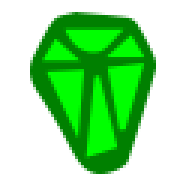
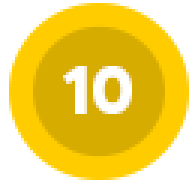
Comparing the layer stacks of the two w=192, h=180 images. Changes:
added layer "10" above "Vector Smart Object" over (63, 66, 132, 114)
added layer "Vector Smart Object" (1st of 2) above "Vector Smart Object" over (9, 3, 189, 180)
